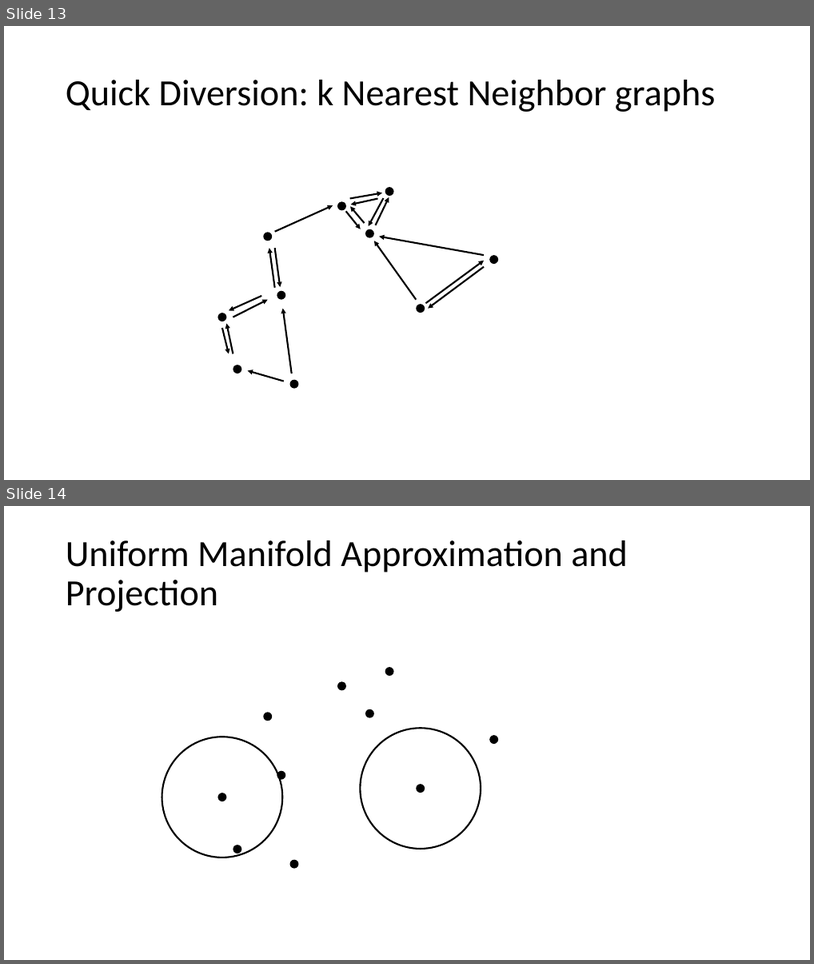
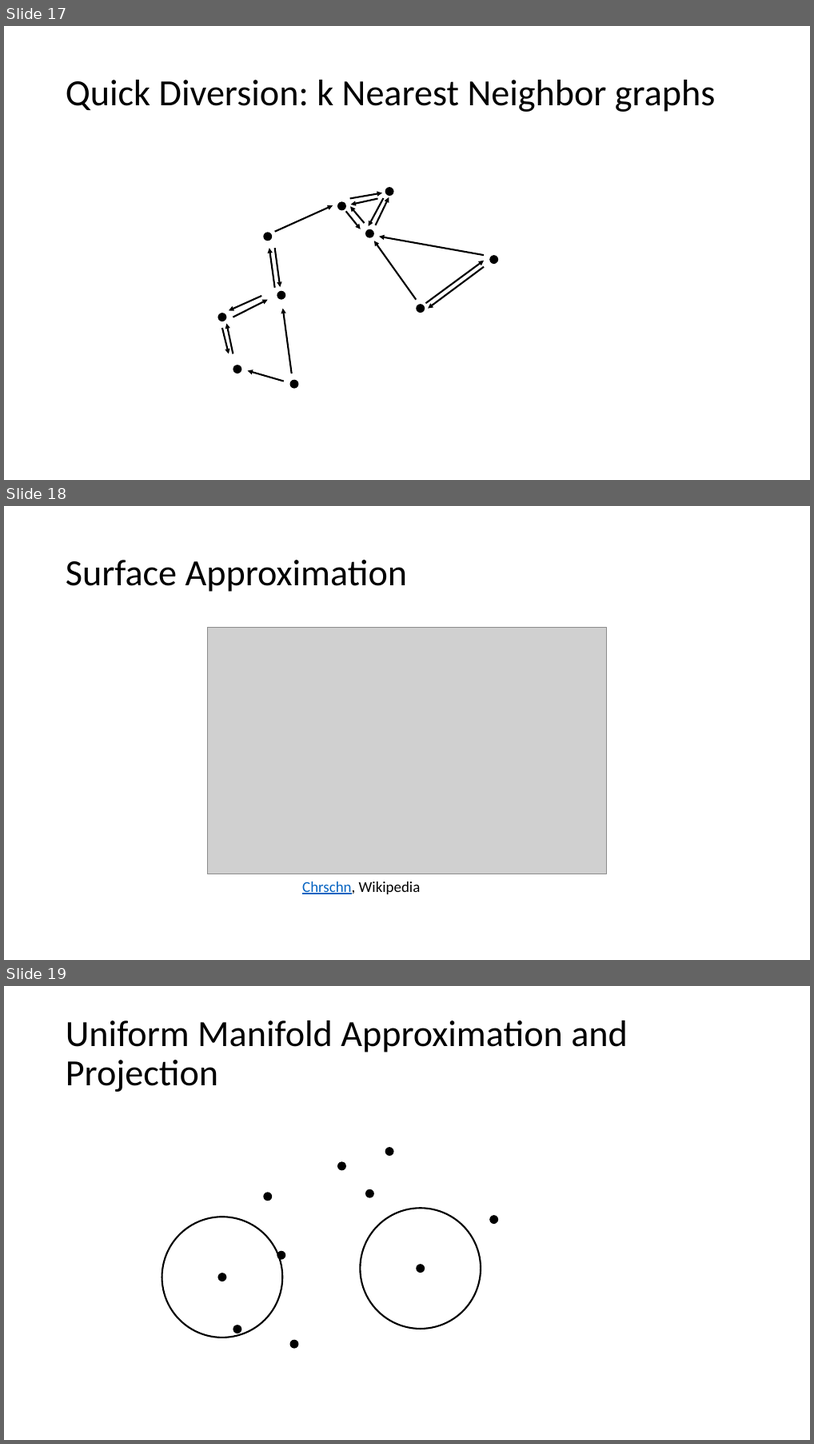
Before and after one commit to AnabelSMRuggiero/Dimensionality-Reduction-Tutorial, a slide deck: Presentation/Dimensionality-Reduction.pptm. Shown one above the other, each under a label of ours: slides 13 and 14 before the commit, slides 17, 18 and 19 after it. The pictures are 814x964 and 814x1444 pixels, drawn with LibreOffice and Linux fonts; fonts in the diff are those of the drawing; grey boxes stand for pictures. Boxes give left, top, right and bottom in pixels: in the first picture for what was removed or moved away, otherwise in the second. Text is boxed around its words. In the diff, an @@ line names an element or a change of style, - is before the commit and + after.

```diff
--- a/Presentation/Dimensionality-Reduction.pptm
+++ b/Presentation/Dimensionality-Reduction.pptm
@@ slide 18 added at box(4, 506, 810, 960), background #FFFFFF @@
@@ title added at box(66, 560, 408, 592), 44 pt, text #000000 @@
+Surface Approximation
@@ picture added at box(207, 628, 606, 874) @@
@@ text added at box(302, 881, 421, 894), 18 pt, text #000000 @@
+Chrschn, Wikipedia
@@ what was slide 13 is now slide 17 @@
@@ what was slide 14 is now slide 19 @@
```
Also in this commit, not shown: 5 other slides added, 3 slides removed, 4 other files.
